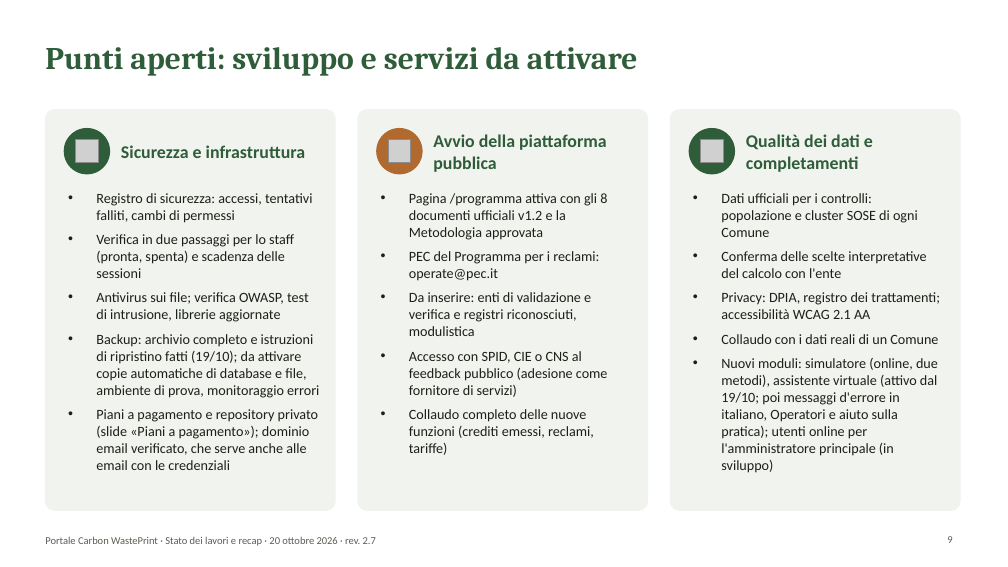
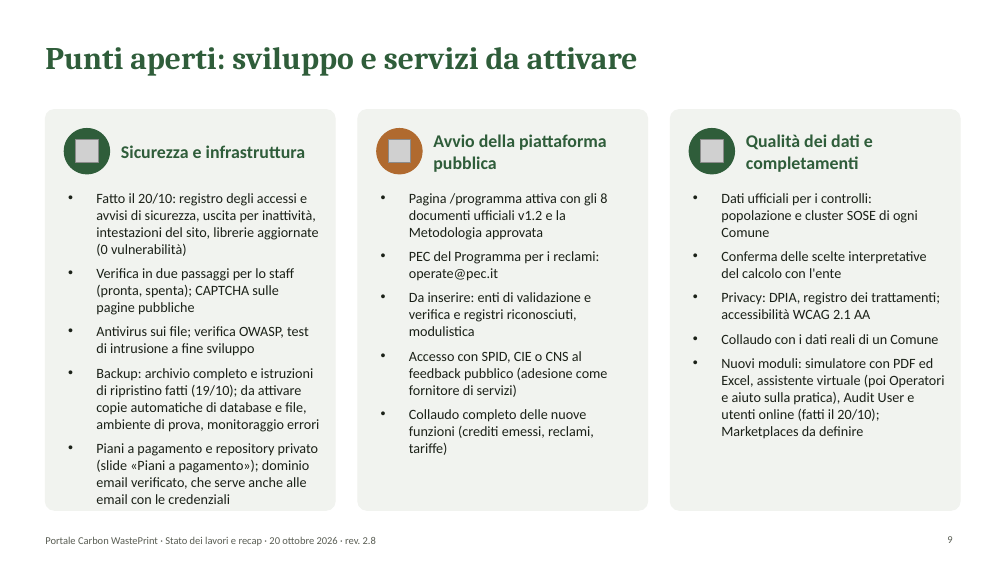
Before and after one commit to lucamorettioperate/portale-cwp, a slide deck: slide 9 of public/documentazione/Presentazione_Portale_CWP.pptx. Drawn at 1008x567 pixels with LibreOffice and Linux fonts; fonts in the diff are those of the drawing; grey boxes stand for pictures; background and template pictures are left out. Boxes give left, top, right and bottom in pixels: in the first picture for what was removed or moved away, otherwise in the second. Text is boxed around its words. In the diff, an @@ line names an element or a change of style, - is before the commit and + after.

```diff
--- a/public/documentazione/Presentazione_Portale_CWP.pptx
+++ b/public/documentazione/Presentazione_Portale_CWP.pptx
@@ text at box(96, 193, 318, 356): text changed @@
-• Registro di sicurezza: accessi, tentativi falliti, cambi di permessi
-• Verifica in due passaggi per lo staff (pronta, spenta) e scadenza delle sessioni
-• Antivirus sui file; verifica OWASP, test di intrusione, librerie aggiornate
+• Fatto il 20/10: registro degli accessi e avvisi di sicurezza, uscita per inattività, intestazioni del sito, librerie aggiornate (0 vulnerabilità)
+• Verifica in due passaggi per lo staff (pronta, spenta); CAPTCHA sulle pagine pubbliche
+• Antivirus sui file; verifica OWASP, test di intrusione a fine sviluppo
@@ text at box(721, 358, 944, 439): text changed @@
-• Nuovi moduli: simulatore (online, due metodi), assistente virtuale (attivo dal 19/10; poi messaggi d'errore in italiano, Operatori e aiuto sulla pratica); utenti online per l'amministratore principale (in sviluppo)
+• Nuovi moduli: simulatore con PDF ed Excel, assistente virtuale (poi Operatori e aiuto sulla pratica), Audit User e utenti online (fatti il 20/10); Marketplaces da definire
@@ text at box(45, 536, 376, 546): text changed @@
-Portale Carbon WastePrint · Stato dei lavori e recap · 20 ottobre 2026 · rev. 2.7
+Portale Carbon WastePrint · Stato dei lavori e recap · 20 ottobre 2026 · rev. 2.8
```
Also in this commit, not shown: 13 other slides changed, 21 other files.
